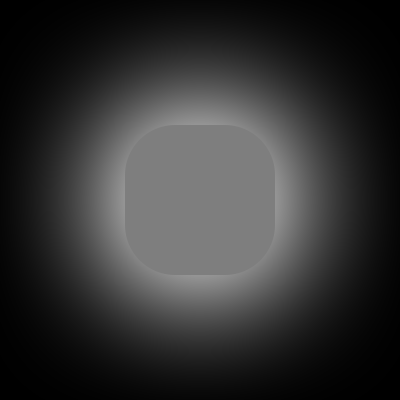
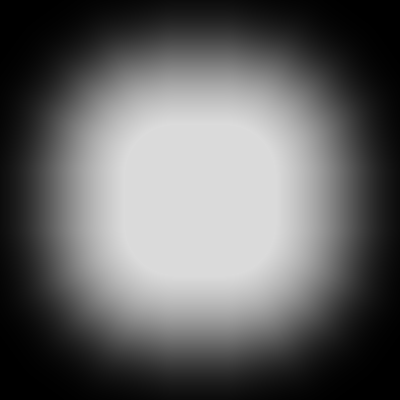
Layered file, before and after one edit (400x400). Changes by layer:
painted on "shape" over [125, 125, 275, 275]
